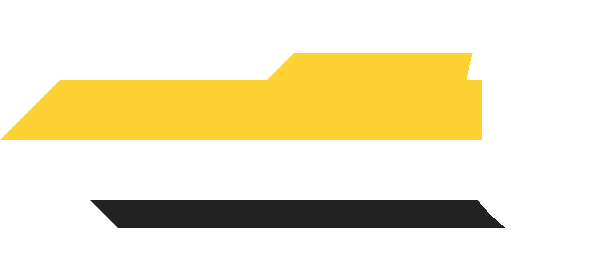
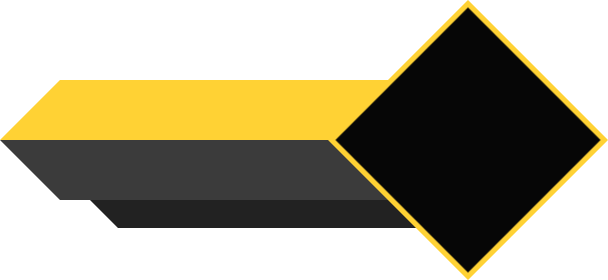
Layered file, before and after one edit (608 × 280). Changes by layer:
showed "Layer copy" over (335, 7, 601, 273)
showed "Layer" over (328, 0, 608, 280)
painted on "Layer copy #4" over (267, 53, 473, 80)
showed "Layer copy #1" over (0, 80, 531, 200)